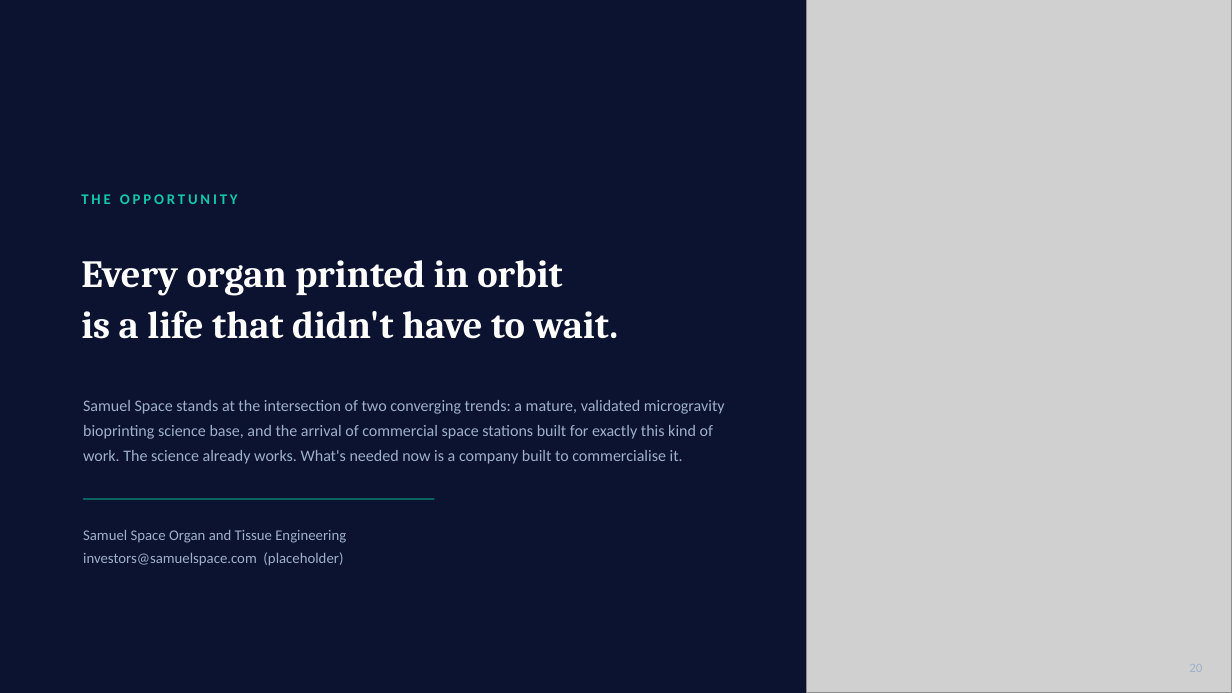
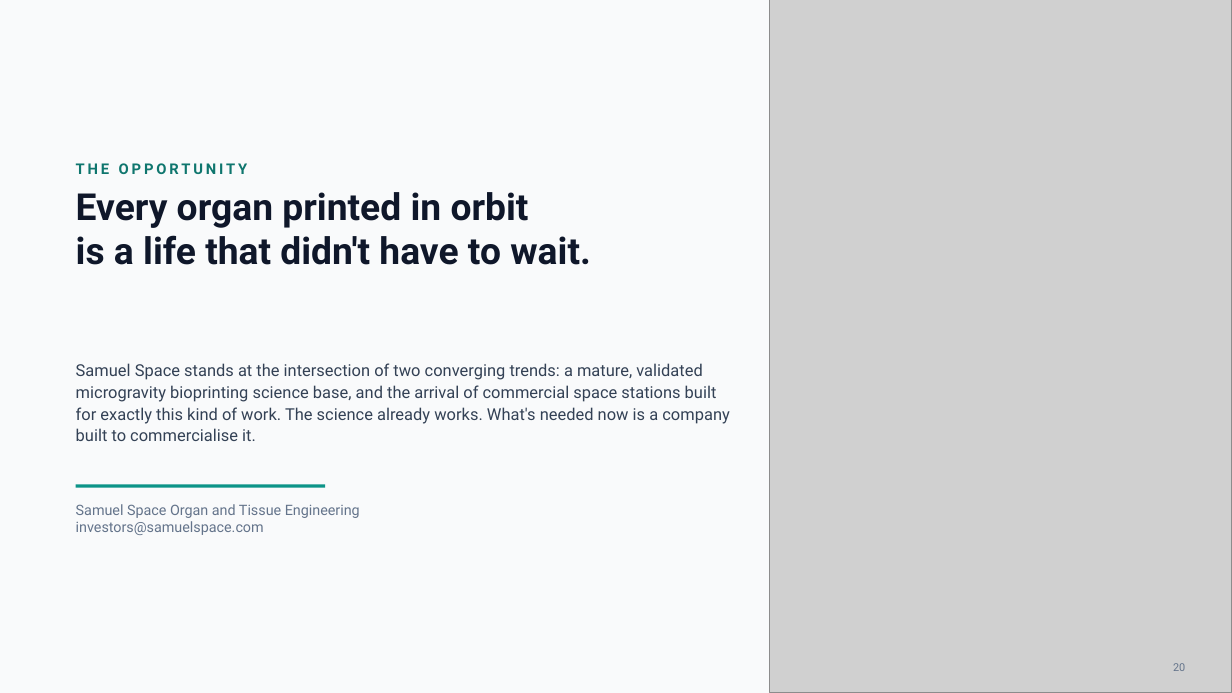
Before and after one commit to anthonyleedu/anthonyleedu, a slide deck: slide 20 of Samuel Space Organ and Tissue Engineering - Investor Presentation (2).pptx. Drawn at 1232x693 pixels with LibreOffice and Linux fonts; fonts in the diff are those of the drawing; grey boxes stand for pictures. Boxes give left, top, right and bottom in pixels: in the first picture for what was removed or moved away, otherwise in the second. Text is boxed around its words. In the diff, an @@ line names an element or a change of style, - is before the commit and + after.

```diff
--- a/Samuel Space Organ and Tissue Engineering - Investor Presentation (2).pptx
+++ b/Samuel Space Organ and Tissue Engineering - Investor Presentation (2).pptx
@@ background #0B1330 to #F9FAFB @@
@@ picture: place and size @@
-picture at [807,0,1232,693]
+picture at [770,0,1232,693]
@@ text "THE OPPORTUNITY": place and size @@
-text "THE OPPORTUNITY" at [81,194,238,204]
+text "THE OPPORTUNITY" at [76,163,248,174]
@@ text "THE OPPORTUNITY" at [76,163,248,174]: font Calibri to Roboto, text colour #12C9AA to #0F766E @@
@@ text "Every organ printed in orbit": place and size @@
-text "Every organ printed in orbit" at [81,260,619,339]
+text "Every organ printed in orbit" at [76,192,591,265]
@@ text "Every organ printed in orbit" at [76,192,591,265]: size 30 to 29 pt, font Cambria to Roboto, text colour #FFFFFF to #0F172A; line spacing 1.12 to 1; vertical alignment middle to top @@
@@ text "Samuel Space stands at the ...": place and size @@
-text "Samuel Space stands at the ..." at [83,400,725,464]
+text "Samuel Space stands at the ..." at [76,363,730,441]
@@ text "Samuel Space stands at the ..." at [76,363,730,441]: size 12.5 to 12.8 pt, font Calibri to Roboto, text colour #9FB0CB to #334155; line spacing 1.3 to 1.1; vertical alignment middle to top @@
@@ text at [76,504,360,518]: size 11.5 to 11.2 pt, font Calibri to Roboto, text colour #9FB0CB to #64748B in "Samuel Space Organ and Tissue Engineering"; line spacing 1.3 to 1 @@
@@ text "Samuel Space Organ and Tissue ...": place and size @@
-text "Samuel Space Organ and Tissue ..." at [83,529,346,566]
+text "Samuel Space Organ and Tissue ..." at [76,504,360,535]
@@ text "Samuel Space Organ and Tissue ..." at [76,504,360,535]: vertical alignment middle to top @@
@@ line moved from (83, 499) - (434, 499) to (76, 486) - (325, 486) @@
@@ line (76, 486) - (325, 486): stroke #0A8F78 1 pt to #0D9488 2.4 pt @@
@@ text at [76,521,264,535]: text changed; size 11.5 to 11.2 pt; font Calibri to Roboto; text colour #9FB0CB to #64748B @@
-investors@samuelspace.com (placeholder)
+investors@samuelspace.com
@@ text added at [1173,663,1185,671], 8.5 pt, text #64748B @@
+20
```
Also in this commit, not shown: 20 other slides changed.
